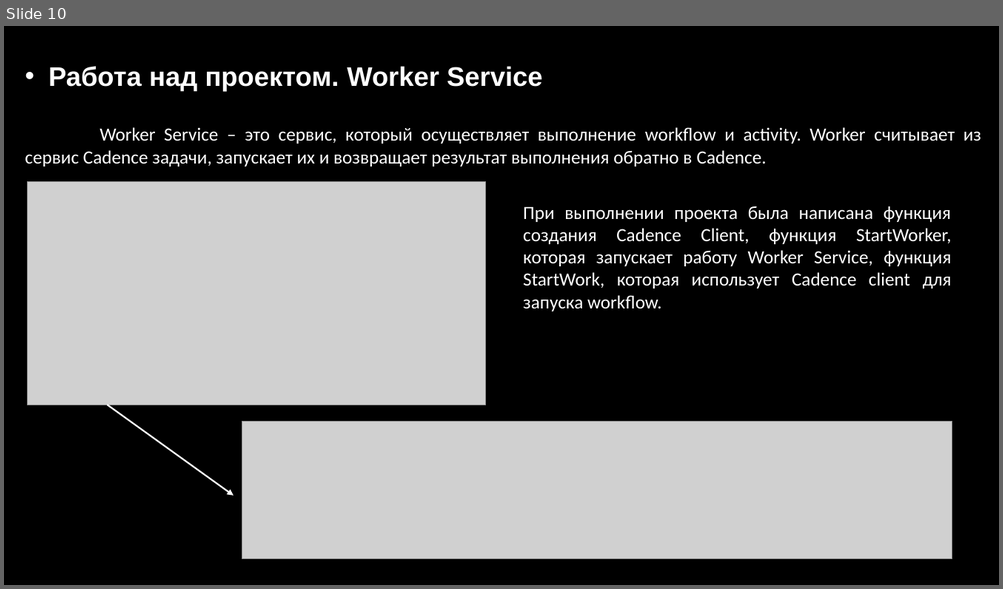
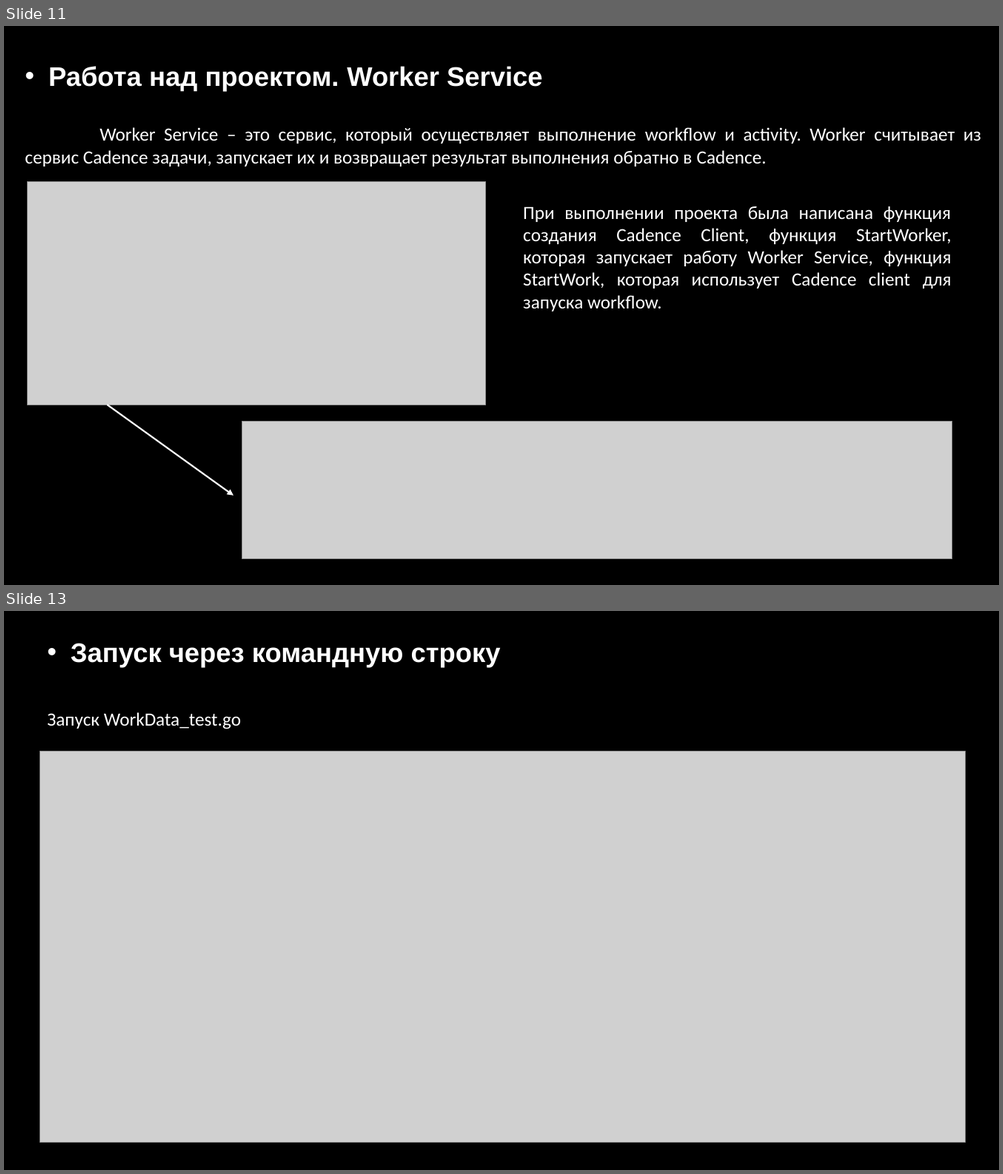
Before and after one commit to Tanya1515/CadenceWork, a slide deck: презентация [Autosaved].pptx. Shown one above the other, each under a label of ours: slide 10 before the commit, slides 11 and 13 after it; the slides between them are not shown. The pictures are 1003x589 and 1003x1174 pixels, drawn with LibreOffice and Linux fonts; fonts in the diff are those of the drawing; grey boxes stand for pictures; background and template pictures are left out. Boxes give left, top, right and bottom in pixels: in the first picture for what was removed or moved away, otherwise in the second. Text is boxed around its words. In the diff, an @@ line names an element or a change of style, - is before the commit and + after.

```diff
--- a/презентация [Autosaved].pptx
+++ b/презентация [Autosaved].pptx
@@ slide 13 added at box(4, 611, 999, 1170), background picture (left out) @@
@@ text added at box(71, 643, 501, 667), 26 pt, text #FFFFFF, bold @@
+• Запуск через командную строку
@@ text added at box(47, 712, 241, 729), 18 pt, text #FFFFFF @@
+Запуск WorkData_test.go
@@ picture added at box(40, 752, 965, 1143) @@
@@ what was slide 10 is now slide 11 @@
```
Also in this commit, not shown: 2 other slides added.
